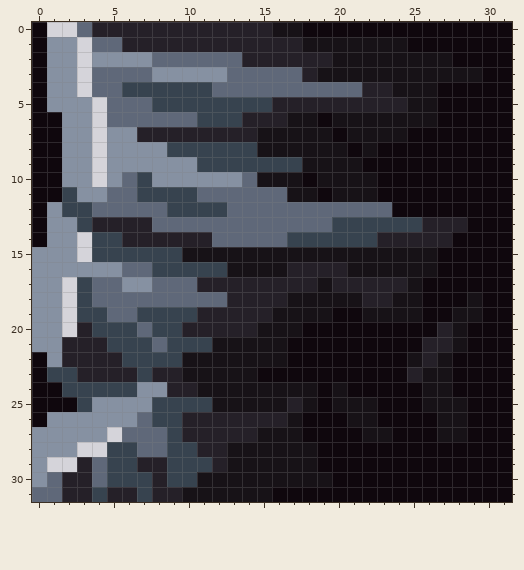
A pixel-art file gets an edit: game8/resources/textures/caves/tiles/wall_2.aseprite. The picture above is the old version.
32x32 pixels, 1 frame.
The result:
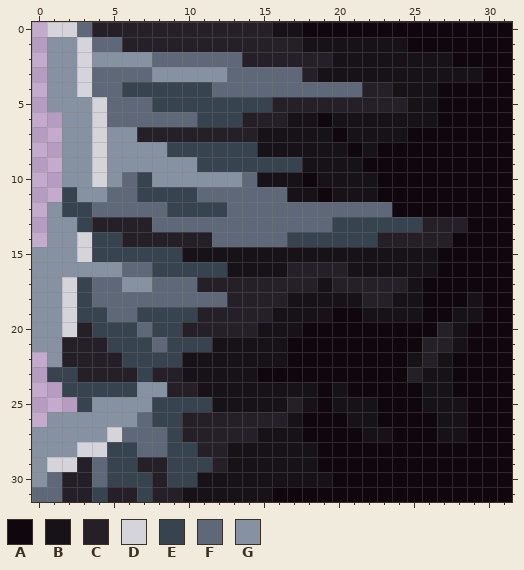
Palette (. is transparent): A #0f070d  B #171217  C #252028  D #d5d4da  E #37434f  F #5f6879  G #8691a2
Changes in this commit:
layer "Layer 1" removed
@@ x 0..3 @@
- 0 ADDF
- 1 AGGD
- 2 AGGD
- 3 AGGD
- 4 AGGD
- 5 AGGG
- 6 AAGG
- 7 AAGG
- 8 AAGG
- 9 AAGG
-10 AAGG
-11 AAEG
-12 AGEE
-13 AGGE
-14 AGGD
+ 0 .DDF
+ 1 .GGD
+ 2 .GGD
+ 3 .GGD
+ 4 .GGD
+ 5 .GGG
+ 6 ..GG
+ 7 ..GG
+ 8 ..GG
+ 9 ..GG
+10 ..GG
+11 ..EG
+12 .GEE
+13 .GGE
+14 .GGD
 15 GGGD
@@ x 0..4 @@
 21 GGCCC
-22 AGCCC
-23 AEECC
-24 AAEEE
-25 AAAEG
-26 AGGGG
+22 .GCCC
+23 .EECC
+24 ..EEE
+25 ...EG
+26 .GGGG
 27 GGGGG
